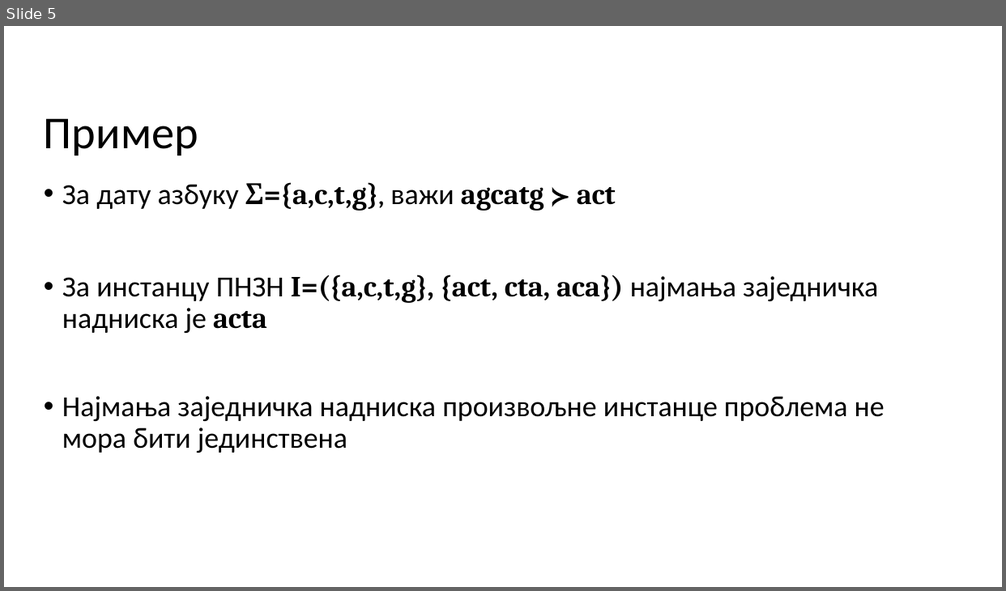
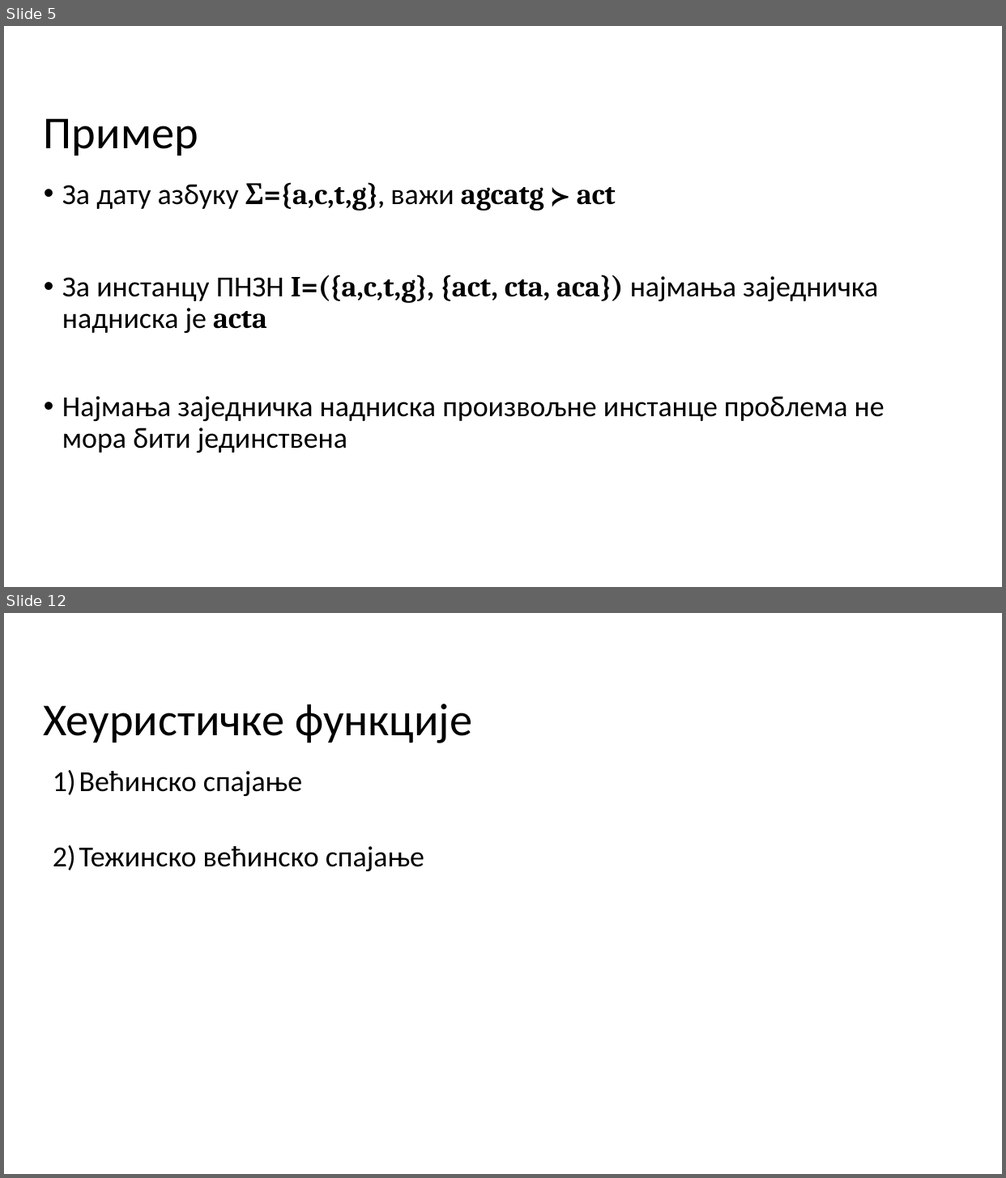
Before and after one commit to milosmikovic/Algorithms_For_Solving_Shortest_Common_Supersequence_Problem, a slide deck: Tekst/Prezentacija/MATF_primer_prezentacije.odp. Shown one above the other, each under a label of ours: slide 5 before the commit, slides 5 and 12 after it; the slides between them are not shown. The pictures are 1006x591 and 1006x1178 pixels, drawn with LibreOffice and Linux fonts; fonts in the diff are those of the drawing; background and template pictures are left out. Boxes give left, top, right and bottom in pixels: in the first picture for what was removed or moved away, otherwise in the second. Text is boxed around its words. In the diff, an @@ line names an element or a change of style, - is before the commit and + after.

```diff
--- a/Tekst/Prezentacija/MATF_primer_prezentacije.odp
+++ b/Tekst/Prezentacija/MATF_primer_prezentacije.odp
@@ slide 12 added at (x1=4, y1=613, x2=1002, y2=1174), background #FFFFFF @@
@@ title added at (x1=44, y1=704, x2=472, y2=743), 44 pt, text #000000 @@
+Хеуристичке функције
@@ text added at (x1=79, y1=771, x2=424, y2=871), 28 pt, text #000000 @@
+1) Већинско спајање
+2) Тежинско већинско спајање
```
Also in this commit, not shown: 1 slide changed, 12 other slides added, 1 slide removed.
